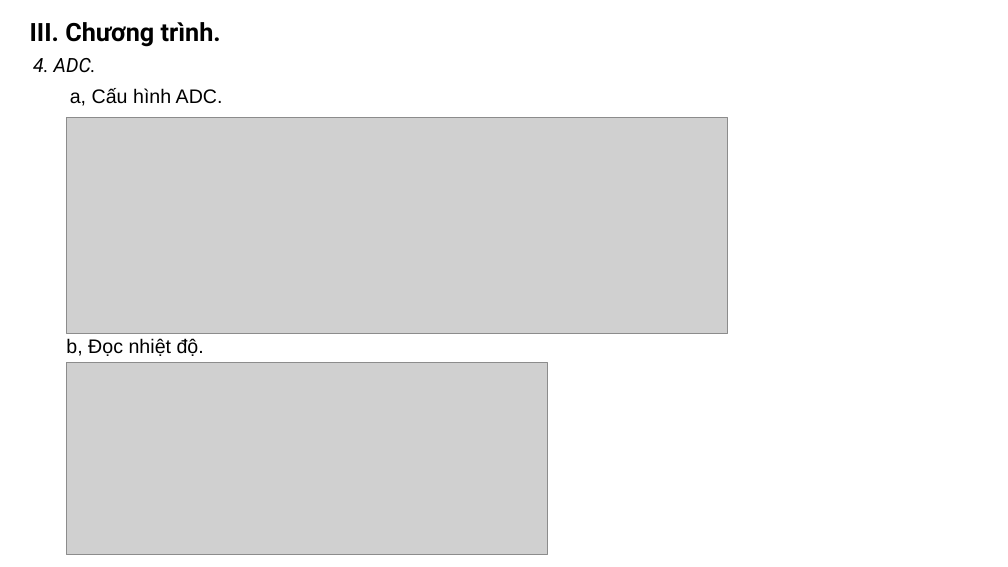
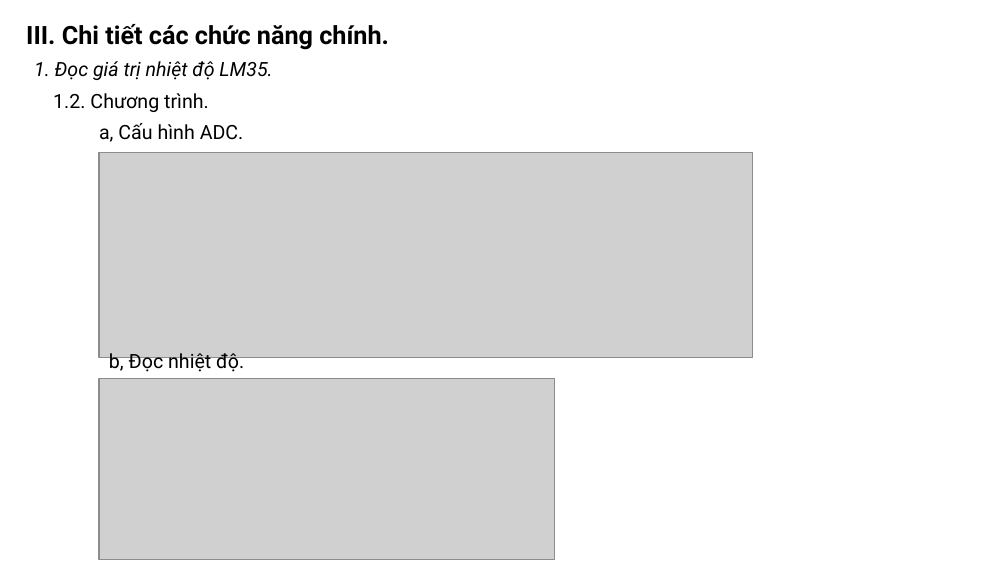
Before and after one commit to khanhnm08/HK_Egg_Incubator, a slide deck: slide 8 of Slide bao cao.pptx (slide 16 before the commit). Drawn at 1008x567 pixels with LibreOffice and Linux fonts; fonts in the diff are those of the drawing; grey boxes stand for pictures. Boxes give left, top, right and bottom in pixels: in the first picture for what was removed or moved away, otherwise in the second. Text is boxed around its words. In the diff, an @@ line names an element or a change of style, - is before the commit and + after.

```diff
--- a/Slide bao cao.pptx
+++ b/Slide bao cao.pptx
@@ text added at bbox=[26, 24, 389, 50], 18 pt, text #000000, bold @@
+III. Chi tiết các chức năng chính.
@@ text removed at bbox=[33, 58, 96, 73] @@
-4. ADC.
@@ text added at bbox=[34, 61, 272, 80], 14 pt, text #000000, italic @@
+1. Đọc giá trị nhiệt độ LM35.
@@ text at bbox=[53, 93, 209, 112]: text changed; size 18 to 14 pt; bold off @@
-III. Chương trình.
+1.2. Chương trình.
@@ text "a, Cấu hình ADC." at bbox=[99, 123, 244, 142]: font Arial to Roboto @@
@@ text "a, Cấu hình ADC.": place and size @@
-text "a, Cấu hình ADC." at bbox=[70, 88, 223, 106]
+text "a, Cấu hình ADC." at bbox=[99, 123, 244, 142]
@@ picture: place and size @@
-picture at bbox=[67, 118, 728, 334]
+picture at bbox=[99, 152, 752, 358]
@@ text "b, Đọc nhiệt độ.": place and size @@
-text "b, Đọc nhiệt độ." at bbox=[66, 338, 204, 356]
+text "b, Đọc nhiệt độ." at bbox=[109, 353, 244, 374]
@@ text "b, Đọc nhiệt độ." at bbox=[109, 353, 244, 374]: font Arial to Roboto @@
@@ picture: place and size @@
-picture at bbox=[67, 363, 547, 554]
+picture at bbox=[99, 378, 554, 559]
```
Also in this commit, not shown: 11 other slides changed, 1 slide added.
